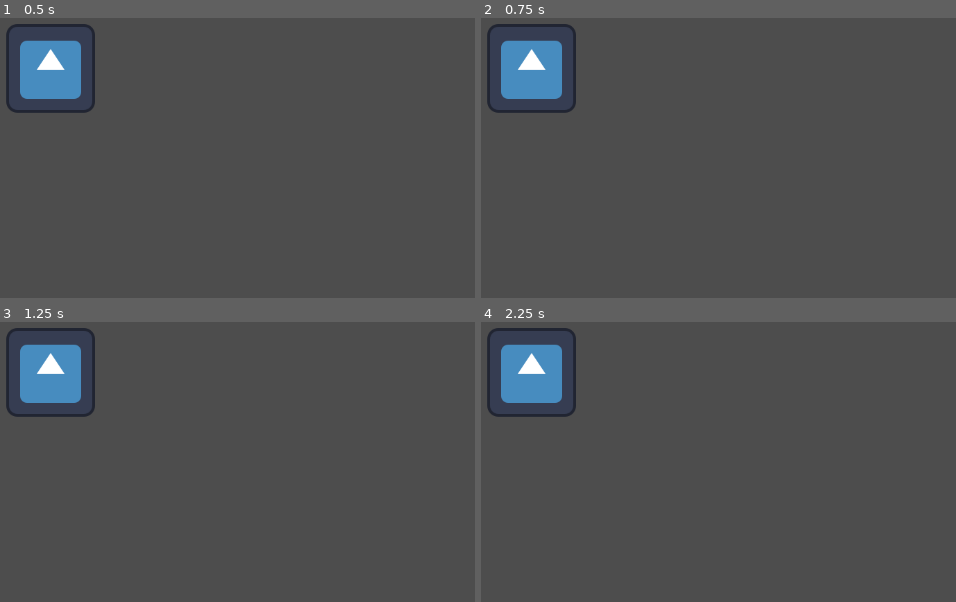
Above: before the commit, frames 1-4 (two rows, left to right).
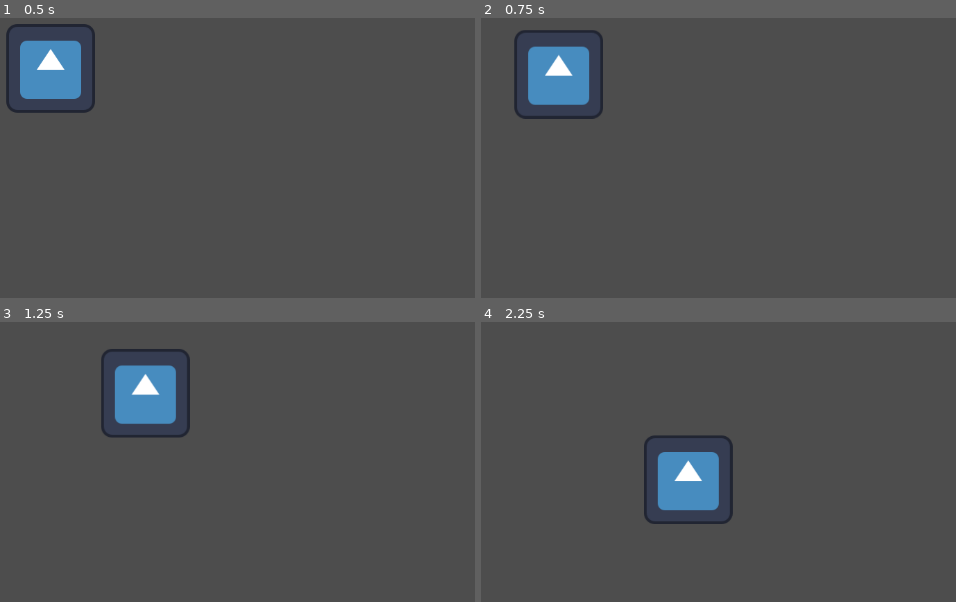
Above: after the commit, the same moments.

Repository: PietPadda/Godot_2D_ARPG
Game: Godot game, scene res://scenes/levels/main.tscn
The game is run twice, just before and just after one commit, with the same random seed, the same clock (stepped at 60 frames per second) and the same inputs. The engine's default icon, where the game draws it, is replaced by a stand-in: a white triangle on a blue panel in a dark square.
Inputs (mouse positions are in pixels of both pictures, inside the frame that each line leads up to):
- Up to frame 1 (0.5 s): no input
- Up to frame 2 (0.75 s): tap Enter at 0.5 s; move the mouse to (outside the picture) at 0.52 s; press the mouse at (outside the picture) at 0.53 s
- Up to frame 3 (1.25 s): no input
- Up to frame 4 (2.25 s): move the mouse to (671, 520) at 1.27 s; release the mouse at (671, 520) at 1.28 s; click (671, 520) at 1.35 s; move the mouse to (908, 400) at 2.02 s; press the mouse at (908, 400) at 2.03 s

Frame 1 is identical in both runs. In frame 2, 4.2% of the frame differs, in the area x 1-26%, y 2-37%; in frame 3, 6.9%; in frame 4, 7.0%, in the area x 1-54%, y 2-73%.

Commit message:
feat(player): implement basic point-and-click movement

Diff:
--- a/project.godot
+++ b/project.godot
@@ -15,6 +15,14 @@
 config/features=PackedStringArray("4.4", "Mobile")
 config/icon="res://icon.svg"
 
+[input]
+
+move_click={
+"deadzone": 0.2,
+"events": [Object(InputEventMouseButton,"resource_local_to_scene":false,"resource_name":"","device":-1,"window_id":0,"alt_pressed":false,"shift_pressed":false,"ctrl_pressed":false,"meta_pressed":false,"button_mask":1,"position":Vector2(228, 15),"global_position":Vector2(235, 52),"factor":1.0,"button_index":1,"canceled":false,"pressed":true,"double_click":false,"script":null)
+]
+}
+
 [rendering]
 
 renderer/rendering_method="mobile"
--- /dev/null
+++ b/scenes/player/player.gd
@@ -0,0 +1,38 @@
+# Player.gd
+# Handles player input and character movement.
+extends CharacterBody2D
+
+# The speed at which the player moves, in pixels per second.
+@export var move_speed: float = 200.0
+
+# The target position for the player to move towards.
+var target_position: Vector2
+
+func _ready() -> void:
+	# Set the initial target position to the player's starting position
+	# to prevent movement at the start of the game.
+	target_position = global_position
+
+func _unhandled_input(event: InputEvent) -> void:
+	# Check if the "move_click" action was just pressed.
+	if event.is_action_pressed("move_click"):
+		# Update the target position to the mouse's global position.
+		target_position = get_global_mouse_position()
+
+func _physics_process(delta: float) -> void:
+	# Calculate the distance to the target.
+	var distance_to_target = global_position.distance_to(target_position)
+
+	# Stop moving if we are close enough to the target.
+	if distance_to_target < 5.0:
+		velocity = Vector2.ZERO
+		return
+
+	# Calculate the direction vector from the current position to the target.
+	var direction = global_position.direction_to(target_position)
+
+	# Set the velocity to move in that direction at the defined speed.
+	velocity = direction * move_speed
+
+	# Godot's built-in function to move the character and handle collisions.
+	move_and_slide()
--- a/scenes/player/player.tscn
+++ b/scenes/player/player.tscn
@@ -1,12 +1,14 @@
-[gd_scene load_steps=3 format=3 uid="uid://c04jx6vcgex1j"]
+[gd_scene load_steps=4 format=3 uid="uid://c04jx6vcgex1j"]
 
 [ext_resource type="Texture2D" uid="uid://4d68lc3a6uwp" path="res://icon.svg" id="1_8afob"]
+[ext_resource type="Script" uid="uid://d0khsl1q2udiw" path="res://scenes/player/player.gd" id="1_dovo2"]
 
 [sub_resource type="CapsuleShape2D" id="CapsuleShape2D_dovo2"]
 radius = 63.0
 height = 128.0
 
 [node name="Player" type="CharacterBody2D"]
+script = ExtResource("1_dovo2")
 
 [node name="Sprite2D" type="Sprite2D" parent="."]
 texture = ExtResource("1_8afob")
Not shown, added: scenes/player/player.gd.uid
